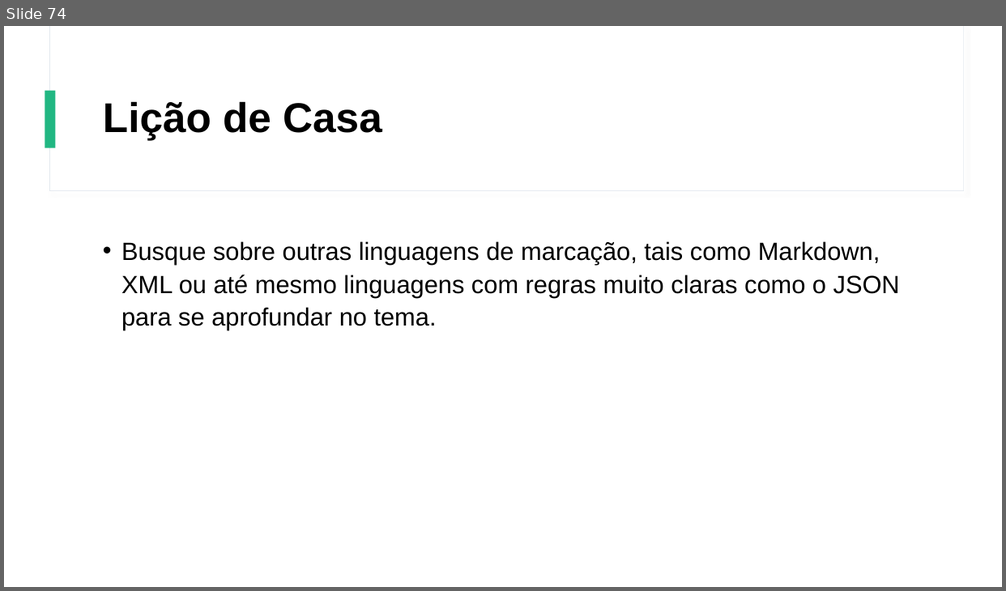
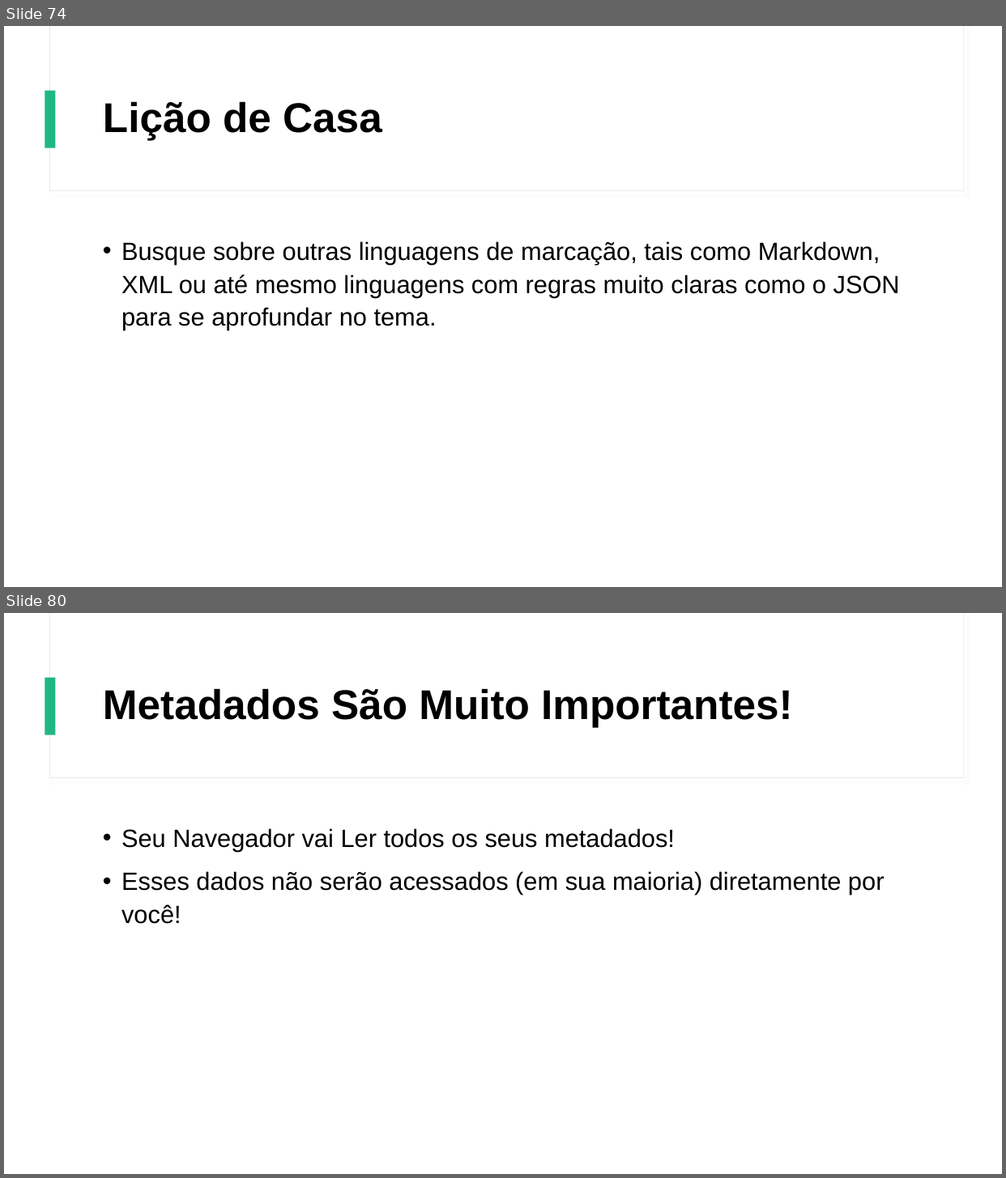
Before and after one commit to Gustavo6401/CursoHTMLCSS, a slide deck: Power Point/Curso de HTML e CSS.pptx. Shown one above the other, each under a label of ours: slide 74 before the commit, slides 74 and 80 after it; the slides between them are not shown. The pictures are 1006x591 and 1006x1178 pixels, drawn with LibreOffice and Linux fonts; fonts in the diff are those of the drawing. Boxes give left, top, right and bottom in pixels: in the first picture for what was removed or moved away, otherwise in the second. Text is boxed around its words. In the diff, an @@ line names an element or a change of style, - is before the commit and + after.

Commit message:
Aula Sobre Metadados

```diff
--- a/Power Point/Curso de HTML e CSS.pptx
+++ b/Power Point/Curso de HTML e CSS.pptx
@@ slide 80 added at box(4, 613, 1002, 1174), background #FFFFFF; not listed: 3 template elements that a slide beside it also shows @@
@@ title added at box(103, 688, 793, 727), 40 pt, text #000000, bold @@
+Metadados São Muito Importantes!
@@ text added at box(121, 828, 884, 924), 24 pt, text #000000 @@
+• Seu Navegador vai Ler todos os seus metadados!
+• Esses dados não serão acessados (em sua maioria) diretamente por você!
```
Also in this commit, not shown: 21 other slides added, 3 other files.
